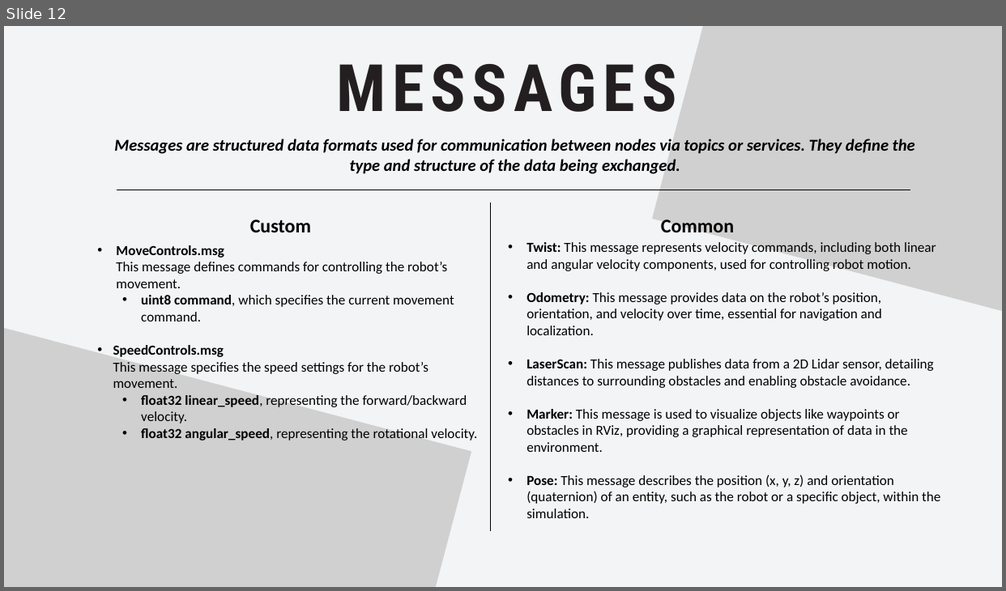
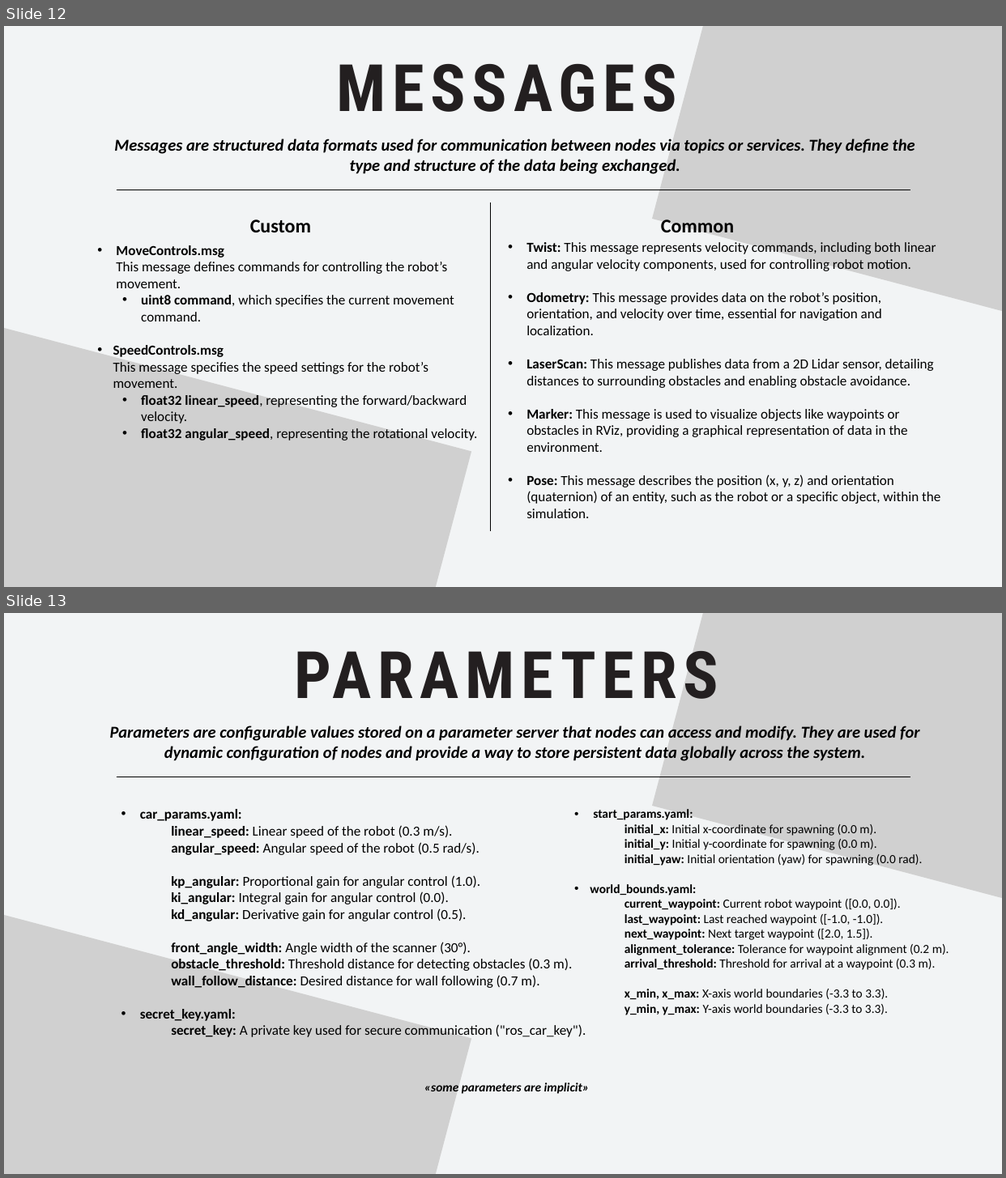
Before and after one commit to Endless077/Simple_CarROS, a slide deck: ros_presentation.pptx. Shown one above the other, each under a label of ours: slide 12 before the commit, slides 12 and 13 after it. The pictures are 1006x591 and 1006x1178 pixels, drawn with LibreOffice and Linux fonts; fonts in the diff are those of the drawing; grey boxes stand for pictures. Boxes give left, top, right and bottom in pixels: in the first picture for what was removed or moved away, otherwise in the second. Text is boxed around its words. In the diff, an @@ line names an element or a change of style, - is before the commit and + after.

Commit message:
Final presentation refactoring, added <Parameters> slide

```diff
--- a/ros_presentation.pptx
+++ b/ros_presentation.pptx
@@ slide 13 added at <box>4,613,1002,1174</box>, background #F2F4F5 @@
@@ text added at <box>135,621,878,708</box>, 94.3 pt, text #231F20, bold @@
+PARAMETERS
@@ picture added at <box>652,613,1002,1000</box> @@
@@ text added at <box>110,726,919,761</box>, 24 pt, text #000000, bold, italic @@
+Parameters are configurable values stored on a parameter server that nodes can access and modify. They are used for dynamic configuration of nodes and provide a way to store persistent data globally across the system.
@@ line added from (117, 777) to (910, 777), #000000 0.75 pt @@
@@ text added at <box>140,809,586,1037</box>, 20 pt, text #000000 @@
+• car_params.yaml:
+linear_speed: Linear speed of the robot (0.3 m/s).
+angular_speed: Angular speed of the robot (0.5 rad/s).
+kp_angular: Proportional gain for angular control (1.0).
+ki_angular: Integral gain for angular control (0.0).
+kd_angular: Derivative gain for angular control (0.5).
+front_angle_width: Angle width of the scanner (30°).
+obstacle_threshold: Threshold distance for detecting obstacles (0.3 m).
+wall_follow_distance: Desired distance for wall following (0.7 m).
+• secret_key.yaml:
+secret_key: A private key used for secure communication ("ros_car_key").
@@ text added at <box>590,809,949,1016</box>, 18 pt, text #000000 @@
+• start_params.yaml:
+initial_x: Initial x-coordinate for spawning (0.0 m).
+initial_y: Initial y-coordinate for spawning (0.0 m).
+initial_yaw: Initial orientation (yaw) for spawning (0.0 rad).
+• world_bounds.yaml:
+current_waypoint: Current robot waypoint ([0.0, 0.0]).
+last_waypoint: Last reached waypoint ([-1.0, -1.0]).
+next_waypoint: Next target waypoint ([2.0, 1.5]).
+alignment_tolerance: Tolerance for waypoint alignment (0.2 m).
+arrival_threshold: Threshold for arrival at a waypoint (0.3 m).
+x_min, x_max: X-axis world boundaries (-3.3 to 3.3).
+y_min, y_max: Y-axis world boundaries (-3.3 to 3.3).
@@ picture added at <box>4,844,471,1174</box> @@
@@ text added at <box>424,1083,590,1094</box>, 18 pt, text #000000, bold, italic @@
+«some parameters are implicit»
```
Also in this commit, not shown: 2 other files.
